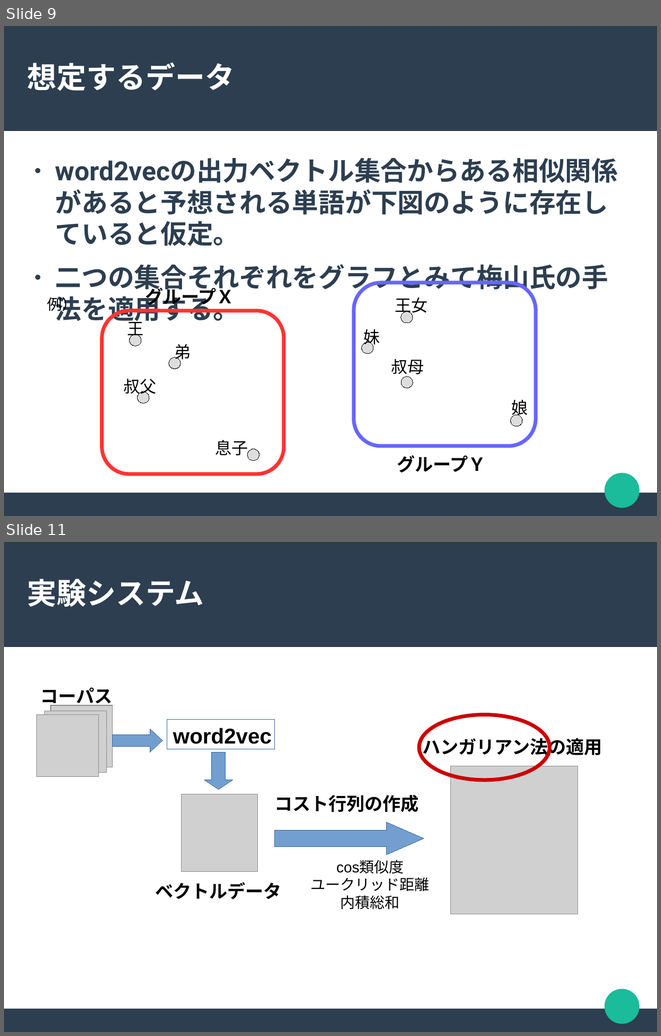
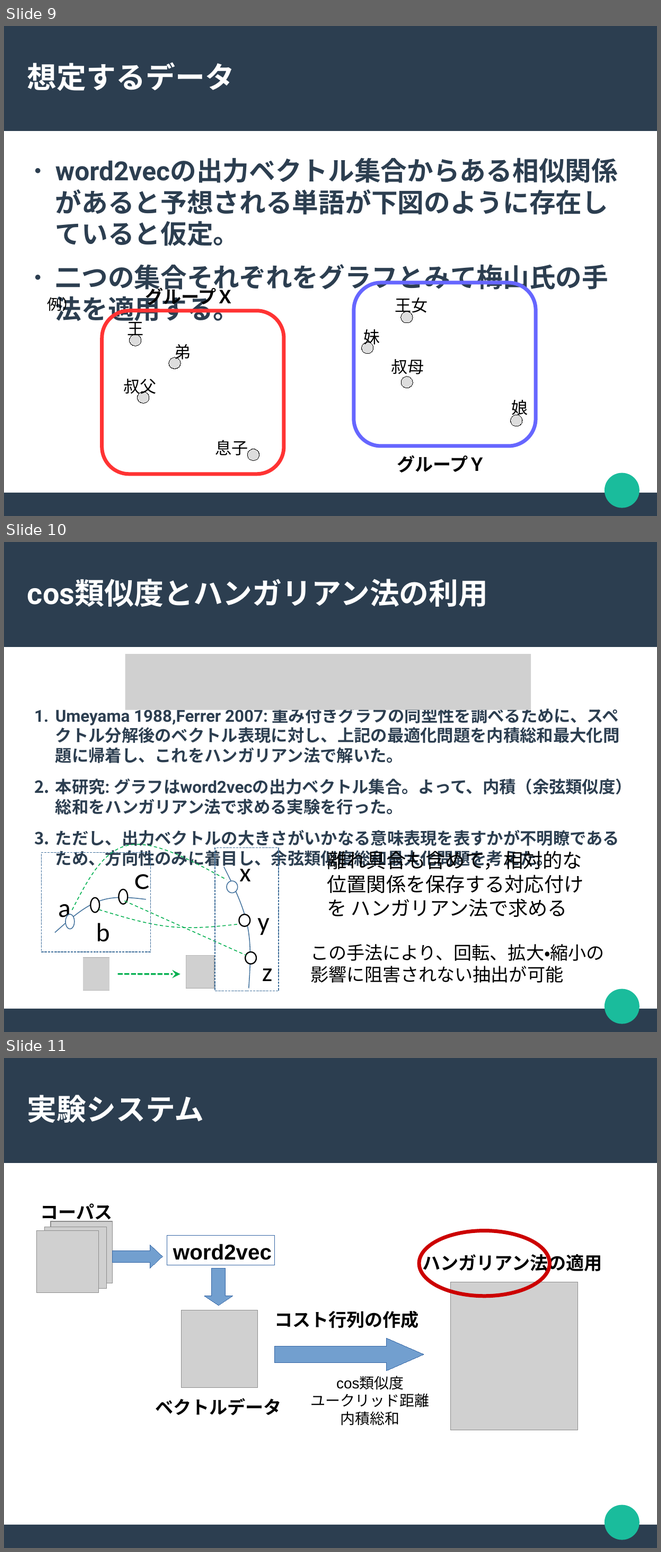
Before and after one commit to chocolaolantan/thesis, a slide deck: note/slide/ハンガリアン法による語の相似関係抽出ver2.odp. Shown one above the other, each under a label of ours: slides 9 and 11 before the commit, slides 9, 10 and 11 after it; the slides between them are not shown. The pictures are 661x1036 and 661x1552 pixels, drawn with LibreOffice and Linux fonts; fonts in the diff are those of the drawing; grey boxes stand for pictures. Boxes give left, top, right and bottom in pixels: in the first picture for what was removed or moved away, otherwise in the second. Text is boxed around its words. In the diff, an @@ line names an element or a change of style, - is before the commit and + after.

```diff
--- a/note/slide/ハンガリアン法による語の相似関係抽出ver2.odp
+++ b/note/slide/ハンガリアン法による語の相似関係抽出ver2.odp
@@ slide 10 added at (x1=4, y1=542, x2=657, y2=1032), background #FFFFFF; not listed: 3 template elements that a slide beside it also shows @@
@@ title added at (x1=27, y1=579, x2=488, y2=607), 36 pt, text #FFFFFF, bold @@
+cos類似度とハンガリアン法の利用
@@ picture added at (x1=125, y1=654, x2=531, y2=709) @@
@@ text added at (x1=55, y1=705, x2=632, y2=868), 20.1 pt, text #2C3E50, bold @@
+1. Umeyama 1988,Ferrer 2007: 重み付きグラフの同型性を調べるために、スペクトル分解後のベクトル表現に対し、上記の最適化問題を内積総和最大化問題に帰着し、これをハンガリアン法で解いた。
+2. 本研究: グラフはword2vecの出力ベクトル集合。よって、内積（余弦類似度）総和をハンガリアン法で求める実験を行った。
+3. ただし、出力ベクトルの大きさがいかなる意味表現を表すかが不明瞭であるため、方向性のみに着目し、余弦類似度総和最大化問題を考えた。
@@ text added at (x1=327, y1=850, x2=583, y2=917), 24 pt, text #000000 @@
+離れ具合も含めて，相対的な位置関係を保存する対応付けを ハンガリアン法で求める
@@ text added at (x1=310, y1=944, x2=604, y2=982), 22 pt, text #000000 @@
+この手法により、回転、拡大・縮小の影響に阻害されない抽出が可能
@@ group added at (x1=41, y1=844, x2=279, y2=990): 6 texts, 6 ellipses, 5 freeform shapes, 4 pictures, 2 rectangles, 1 arrow @@
+a
+b
+ｃ
+x
+y
+z
```
Also in this commit, not shown: 5 slides changed, 1 other slide added, 3 slides removed, 14 other files.
